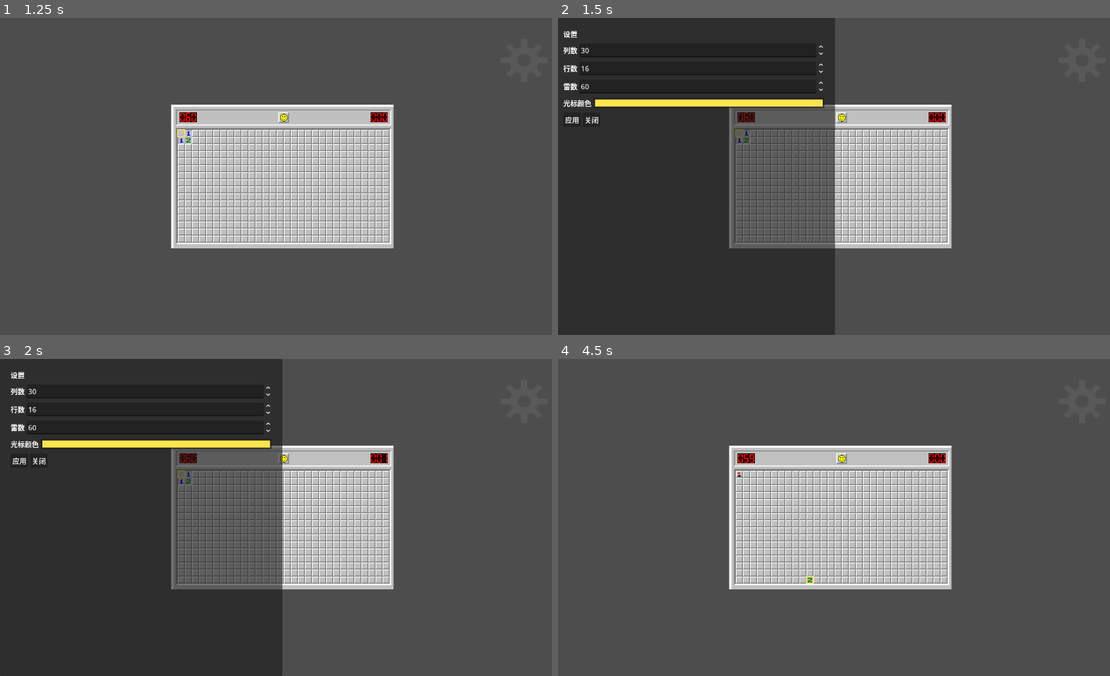
Above: before the commit, frames 1-4 (two rows, left to right).
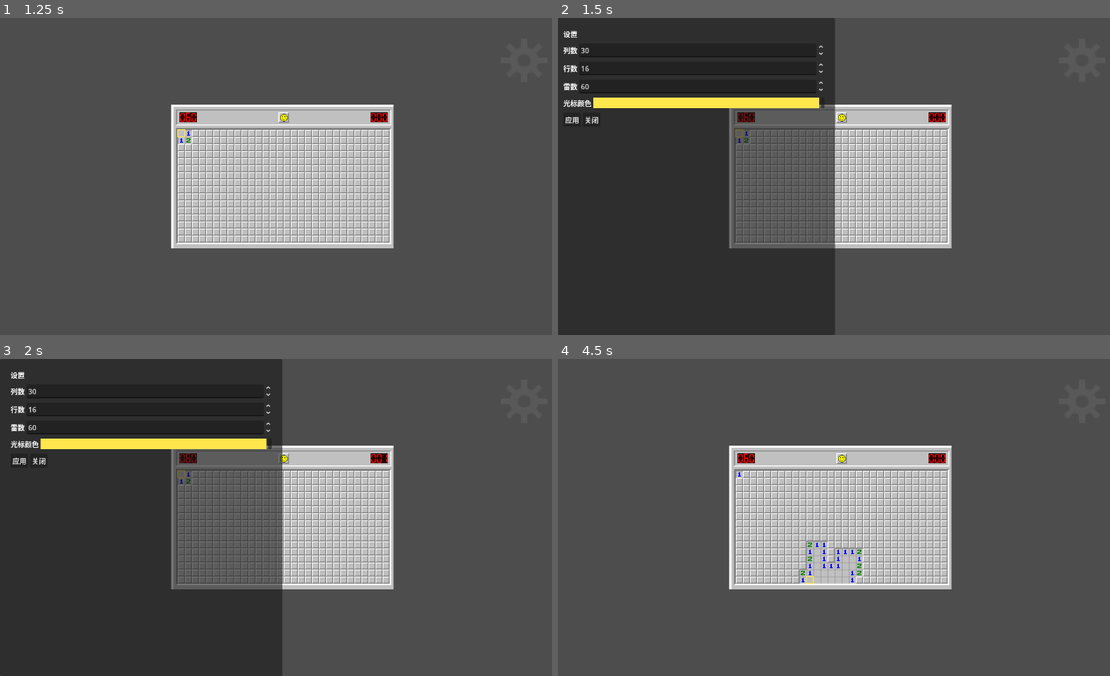
Above: after the commit, the same moments.

Repository: fjasl/mine-sweeper-godot
Game: Godot game, scene res://UnitTest/Main.tscn
The game is run twice, just before and just after one commit, with the same random seed, the same clock (stepped at 60 frames per second) and the same inputs.
Inputs (mouse positions are in pixels of both pictures, inside the frame that each line leads up to):
- Up to frame 1 (1.25 s): tap Enter at 0.5 s; move the mouse to (408, 160) at 0.52 s; press the mouse at (408, 160) at 0.53 s; hold Right (ui_right) from 0.53 s (still down); right-click (408, 160) at 0.8 s
- Up to frame 2 (1.5 s): release Right (ui_right) at 1.25 s; release the mouse at (966, 160) at 1.25 s; click (1082, 59) at 1.25 s
- Up to frame 3 (2 s): no input
- Up to frame 4 (4.5 s): click "应用" at 2 s; tap Space (new_game, bound only after the commit) at 2.75, 3.05 s; move the mouse to (729, 533) at 2.77 s; hold Down (ui_down) 2.78-3.53 s; right-click (729, 533) at 2.85 s; click (729, 533) at 2.92 s; tap Enter at 3.5 s; move the mouse to (894, 447) at 3.52 s; hold Right (ui_right) 3.53-4.28 s; hold Space (new_game, bound only after the commit) 3.53-4.28 s; click (894, 447) at 3.8 s; move the mouse to (811, 580) at 4.27 s; hold Up (ui_up) from 4.28 s (still down); click (811, 580) at 4.35 s

Frame 1 is identical in both runs. In frame 2, 0.6% of the frame differs, in the area x 6-48%, y 25-29%; in frame 3, 0.6%; in frame 4, 0.7%, in the area x 32-56%, y 29-71%.
Error after the commit: Invalid access to property or key 'audio_manager' on a base object of type 'Nil'. (res://UnitTest/main.gd:30)

Commit message:
feat: settings panel, win/lose popup, and sound/controller UI
- settings_panel: code-built left half-screen drawer (slide-in from left)
  with cols/rows/mine-count + cursor color; validates ranges and only
  restarts when the grid/mine actually changed (cursor-only change just
  applies the color)
- game_over_panel: win/lose popup with a "再来一次" button that restarts
- main: connect board signals to timer/counter/face; block board input
  while the settings panel is open; new_game + setting_pane input actions
- audio: CoreSystem.audio_manager win/explode SFX and per-second tick
  (ScoreTimer.ticked signal)
- settings gamepad navigation (move_*/action_a/action_b); color selectable
  both via a 18-color preset cycle (left/right) and the ColorPicker
- mines: clear() the tile layer on resize (fix leftover cells) + re-center
  the background on size change

Diff:
--- a/UnitTest/Main.tscn
+++ b/UnitTest/Main.tscn
@@ -29,3 +29,5 @@
 script = ExtResource("2_gm1ts")
 
 [node name="UILayer" parent="." unique_id=1560602418 instance=ExtResource("8_sus66")]
+
+[node name="AudioStreamPlayer" type="AudioStreamPlayer" parent="." unique_id=1123533517]
--- a/UnitTest/main.gd
+++ b/UnitTest/main.gd
@@ -9,6 +9,7 @@
 @onready var face = $Background/StateFace
 @onready var settings_btn = $UILayer/SettingsButton
 @onready var settings_panel = $UILayer/SettingsPanel
+@onready var game_over_panel = $UILayer/GameOverPanel
 
 # Called when the node enters the scene tree for the first time.
 func _ready() -> void:
@@ -25,14 +26,29 @@
 	# board 的信号 → UI
 	board.started.connect(func(): timer.start())
 	board.flags_changed.connect(func(r): counter.set_number(r))
+	# 计时器每跳一秒 → 滴答声
+	timer.ticked.connect(func(): CoreSystem.audio_manager.play_sound("res://Asset/tick.wav"))
 	board.won.connect(func():
 		timer.stop()
 		face.set_state("win")
+		game_over_panel.show_result(true)
+		CoreSystem.audio_manager.play_sound("res://Asset/win.wav")
 	)
 	board.lost.connect(func():
 		timer.stop()
 		face.set_state("lose")
+		game_over_panel.show_result(false)
+		CoreSystem.audio_manager.play_sound("res://Asset/explode.wav")
 	)
+
+	# 再来一次
+	game_over_panel.play_again.connect(func():
+		_restart()
+		game_over_panel.hide_result()
+	)
+
+	# 背景音乐(项目里没有 bgm.ogg;如果加进了 Asset 就启用下面这行)
+	# CoreSystem.audio_manager.play_music("res://Asset/bgm.ogg", 0.0)
 
 	# 开局显示剩余雷数
 	counter.set_number(board.mines.remaining_mines())
@@ -40,8 +56,15 @@
 	# 输掉后点表情 → 重开
 	face.restart_requested.connect(_restart)
 
-	settings_btn.pressed.connect(func(): settings_panel.open())
+	settings_btn.pressed.connect(func():
+		if settings_panel.visible:
+			settings_panel.close()
+		else:
+			settings_panel.open())
 	settings_panel.apply_settings.connect(_apply_settings)
+	# 设置面板打开时,屏蔽棋盘输入(手柄导航给面板用)
+	settings_panel.visibility_changed.connect(func():
+		board.set_process_unhandled_input(not settings_panel.visible))
 
 
 func _restart() -> void:
@@ -68,6 +91,19 @@
 	rows = clampi(rows, 9, 24)
 	mine_count = clampi(mine_count, 1, cols * rows - 1)   # 至少 1 颗,最多 格子数-1
 
+	# 光标颜色：总是生效
+	board.cursor.color = cursor_color
+	board.cursor.queue_redraw()
+
+	# 只改颜色 → 不用重新开局,直接返回
+	var changed: bool = (
+		cols != board.mines.cols or
+		rows != board.mines.rows or
+		mine_count != board.mines.mine_count
+	)
+	if not changed:
+		return
+
 	# 1) 棋盘格数/雷数：改 mines + background,然后重开
 	board.mines.cols = cols
 	board.mines.rows = rows
@@ -87,6 +123,13 @@
 	background.queue_redraw()
 	cam.position = background.position + background.board_size() / 2.0
 
-	# 3) 光标颜色
-	board.cursor.color = cursor_color
-	board.cursor.queue_redraw()
+# new_game 输入 → 结束后重开
+func _unhandled_input(event: InputEvent) -> void:
+	if event.is_action_pressed("new_game"):
+		_restart()
+		if game_over_panel: game_over_panel.hide_result()
+	elif event.is_action_pressed("setting_pane"):
+		if settings_panel.visible:
+			settings_panel.close()
+		else:
+			settings_panel.open()
--- a/UnitTest/score_timer.gd
+++ b/UnitTest/score_timer.gd
@@ -1,5 +1,7 @@
 extends Node2D
 class_name ScoreTimer
+
+signal ticked   # 每过 1 秒触发一次
 
 # LED 图里单个数字瓦片的尺寸(改成你实际的)
 @export var tile_w := 13.0
@@ -10,6 +12,7 @@
 
 var elapsed := 0.0
 var running := false
+var _last_sec := -1
 
 func _ready() -> void:
 	if d[0].texture == null:
@@ -22,7 +25,11 @@
 func _process(delta: float) -> void:
 	if running:
 		elapsed += delta
-		set_number(int(elapsed))
+		var sec := int(elapsed)
+		if sec != _last_sec:
+			_last_sec = sec
+			set_number(sec)
+			ticked.emit()
 
 func set_number(n: int) -> void:
 	n = clampi(n, 0, 999)
@@ -32,9 +39,9 @@
 		var r := Rect2(0, (11 - digits[i]) * tile_h, tile_w, tile_h)
 		d[i].region_rect = r
 
-func start() -> void: elapsed = 0.0; running = true; set_number(0)
+func start() -> void: elapsed = 0.0; running = true; _last_sec = -1; set_number(0)
 func stop() -> void: running = false
-func reset() -> void: elapsed = 0.0; running = false; set_number(0)   # 重开:回到 0 且不计时
+func reset() -> void: elapsed = 0.0; running = false; _last_sec = -1; set_number(0)   # 重开:回到 0 且不计时
 
 func display_size() -> Vector2:
 	return Vector2(2 * (tile_w + gap_px) + tile_w, tile_h)
--- a/UnitTest/score_timer.tscn
+++ b/UnitTest/score_timer.tscn
@@ -20,3 +20,5 @@
 texture = ExtResource("2_delci")
 region_enabled = true
 region_rect = Rect2(0, 0, 13, 23)
+
+[node name="Timer" type="Timer" parent="." unique_id=2084170587]
--- /dev/null
+++ b/game_over_panel.gd
@@ -0,0 +1,54 @@
+extends Control
+class_name GameOverPanel
+
+signal play_again
+
+var _label: Label
+
+func _ready() -> void:
+	set_anchors_and_offsets_preset(Control.PRESET_FULL_RECT)
+	_build_ui()
+	hide()
+
+func _build_ui() -> void:
+	# 半透明遮罩
+	var dim := ColorRect.new()
+	dim.color = Color(0, 0, 0, 0.5)
+	dim.set_anchors_and_offsets_preset(Control.PRESET_FULL_RECT)
+	add_child(dim)
+	dim.gui_input.connect(func(e):
+		if e is InputEventMouseButton and e.pressed and e.button_index == MOUSE_BUTTON_LEFT:
+			hide_result())
+
+	# 居中面板
+	var center := CenterContainer.new()
+	center.set_anchors_and_offsets_preset(Control.PRESET_FULL_RECT)
+	add_child(center)
+
+	var panel := PanelContainer.new()
+	panel.custom_minimum_size = Vector2(220, 0)
+	center.add_child(panel)
+
+	var vb := VBoxContainer.new()
+	vb.add_theme_constant_override("separation", 12)
+	panel.add_child(vb)
+
+	_label = Label.new()
+	_label.horizontal_alignment = HORIZONTAL_ALIGNMENT_CENTER
+	_label.add_theme_font_size_override("font_size", 22)
+	vb.add_child(_label)
+
+	var btn := Button.new()
+	btn.text = "再来一次"
+	vb.add_child(btn)
+	btn.pressed.connect(func(): play_again.emit())
+
+func show_result(won: bool) -> void:
+	_label.text = "恭喜你赢了" if won else "输了"
+	show()
+	modulate.a = 0.0
+	var t := create_tween()
+	t.tween_property(self, "modulate:a", 1.0, 0.2)   # 渐变出现
+
+func hide_result() -> void:
+	hide()
--- a/project.godot
+++ b/project.godot
@@ -13,7 +13,9 @@
 config/name="MineSweeper"
 run/main_scene="uid://deq4ijgs2kxpx"
 config/features=PackedStringArray("4.7", "Mobile")
-config/icon="res://icon.svg"
+config/icon="res://Asset/winmine.ico"
+config/macos_native_icon="res://Asset/winmine.ico"
+config/windows_native_icon="res://Asset/winmine.ico"
 
 [autoload]
 
@@ -100,6 +102,17 @@
 , Object(InputEventMouseButton,"resource_local_to_scene":false,"resource_name":"","device":-1,"window_id":0,"alt_presse …(247 unchanged characters)…
 ]
 }
+new_game={
+"deadzone": 0.2,
+"events": [Object(InputEventKey,"resource_local_to_scene":false,"resource_name":"","device":-1,"window_id":0,"alt_pressed":false,"shift_pressed":false,"ctrl_pressed":false,"meta_pressed":false,"pressed":false,"keycode":0,"physical_keycode":32,"key_label":0,"unicode":32,"location":0,"echo":false,"script":null)
+, Object(InputEventJoypadButton,"resource_local_to_scene":false,"resource_name":"","device":-1,"button_index":2,"pressure":0.0,"pressed":true,"script":null)
+]
+}
+setting_pane={
+"deadzone": 0.2,
+"events": [Object(InputEventJoypadButton,"resource_local_to_scene":false,"resource_name":"","device":-1,"button_index":3,"pressure":0.0,"pressed":true,"script":null)
+]
+}
 
 [physics]
 
--- a/settings_panel.gd
+++ b/settings_panel.gd
@@ -6,7 +6,36 @@
 var _col_spin: SpinBox
 var _row_spin: SpinBox
 var _mine_spin: SpinBox
+var _color_swatch: ColorRect
 var _color_btn: ColorPickerButton
+var _apply_btn: Button
+var _close_btn: Button
+var _controls: Array = []
+var _sel := 0
+var _color_idx := 0
+var _color := Color(1, 0.9, 0.3)   # 当前光标颜色(预设或自定义共用)
+
+# 预设光标颜色（手柄左右循环）
+const PALETTE := [
+	Color(1, 0.9, 0.3),     # 黄
+	Color(1, 0.75, 0.2),    # 橙
+	Color(1, 0.5, 0.2),     # 橙红
+	Color(1, 0.3, 0.3),     # 红
+	Color(1, 0.35, 0.6),    # 玫红
+	Color(1, 0.4, 1),       # 品红
+	Color(0.8, 0.4, 1),     # 紫
+	Color(0.55, 0.4, 1),    # 蓝紫
+	Color(0.35, 0.5, 1),    # 蓝
+	Color(0.3, 0.75, 1),    # 天蓝
+	Color(0.3, 1, 1),       # 青
+	Color(0.2, 0.9, 0.6),   # 蓝绿
+	Color(0.3, 1, 0.4),     # 绿
+	Color(0.65, 1, 0.3),    # 黄绿
+	Color(1, 1, 1),         # 白
+	Color(0.8, 0.8, 0.8),   # 浅灰
+	Color(0.5, 0.5, 0.5),   # 中灰
+	Color(0.25, 0.25, 0.25),# 深灰
+]
 
 func _ready() -> void:
 	# 左半屏抽屉：宽=屏幕一半, 高=全屏, 贴左
@@ -19,12 +48,10 @@
 	hide()
 
 func _build_ui() -> void:
-	# 灰色面板铺满自己(左半屏)
 	var panel := Panel.new()
 	panel.set_anchors_and_offsets_preset(Control.PRESET_FULL_RECT)
 	add_child(panel)
 
-	# 内容：上到下排
 	var vb := VBoxContainer.new()
 	vb.set_anchors_and_offsets_preset(Control.PRESET_FULL_RECT)
 	var m := 24.0
@@ -44,17 +71,27 @@
 	var color_row := HBoxContainer.new()
 	vb.add_child(color_row)
 	var cl := Label.new(); cl.text = "光标颜色"; color_row.add_child(cl)
+	_color_swatch = ColorRect.new()
+	_color_swatch.custom_minimum_size = Vector2(44, 22)
+	_color_swatch.color = _color
+	_color_swatch.size_flags_horizontal = Control.SIZE_EXPAND_FILL
+	color_row.add_child(_color_swatch)
 	_color_btn = ColorPickerButton.new()
-	_color_btn.color = Color(1, 0.9, 0.3)
-	_color_btn.size_flags_horizontal = Control.SIZE_EXPAND_FILL
+	_color_btn.color = _color
 	color_row.add_child(_color_btn)
+	_color_btn.color_changed.connect(_set_color)   # 自定义颜色(鼠标/手柄弹窗)
 
 	var btns := HBoxContainer.new()
 	vb.add_child(btns)
-	var apply := Button.new(); apply.text = "应用"; btns.add_child(apply)
-	apply.pressed.connect(_on_apply)
-	var close := Button.new(); close.text = "关闭"; btns.add_child(close)
-	close.pressed.connect(_close)
+	_apply_btn = Button.new(); _apply_btn.text = "应用"; btns.add_child(_apply_btn)
+	_apply_btn.pressed.connect(_on_apply)
+	_close_btn = Button.new(); _close_btn.text = "关闭"; btns.add_child(_close_btn)
+	_close_btn.pressed.connect(close)
+
+	# 手柄可聚焦项
+	_controls = [_col_spin, _row_spin, _mine_spin, _color_swatch, _color_btn, _apply_btn, _close_btn]
+	for c in _controls:
+		c.focus_mode = Control.FOCUS_ALL
 
 func _add_spin_row(parent, label: String, val: int, vmin: int, vmax: int) -> SpinBox:
 	var row := HBoxContainer.new()
@@ -73,8 +110,9 @@
 	var t := create_tween()
 	t.tween_property(self, "position:x", 0.0, 0.25)\
 		.set_trans(Tween.TRANS_CUBIC).set_ease(Tween.EASE_OUT)
+	_goto(0)   # 聚焦第一项
 
-func _close() -> void:
+func close() -> void:
 	var t := create_tween()
 	t.tween_property(self, "position:x", -get_viewport_rect().size.x * 0.5, 0.2)\
 		.set_trans(Tween.TRANS_CUBIC).set_ease(Tween.EASE_IN)
@@ -83,5 +121,46 @@
 func _on_apply() -> void:
 	apply_settings.emit(
 		int(_col_spin.value), int(_row_spin.value),
-		int(_mine_spin.value), _color_btn.color)
-	_close()
+		int(_mine_spin.value), _color)
+	close()
+
+func _set_color(c: Color) -> void:
+	_color = c
+	_color_swatch.color = c
+
+# ---- 手柄导航 ----
+func _unhandled_input(event: InputEvent) -> void:
+	if not visible: return
+	if event.is_action_pressed("move_down"):
+		_goto(_sel + 1)
+	elif event.is_action_pressed("move_up"):
+		_goto(_sel - 1)
+	elif event.is_action_pressed("move_left"):
+		_adjust(-1)
+	elif event.is_action_pressed("move_right"):
+		_adjust(1)
+	elif event.is_action_pressed("action_a"):
+		_activate()
+	elif event.is_action_pressed("action_b"):
+		close()
+
+func _goto(i: int) -> void:
+	_sel = wrapi(i, 0, _controls.size())
+	_controls[_sel].grab_focus()
+
+func _adjust(dir: int) -> void:
+	var c = _controls[_sel]
+	if c is SpinBox:
+		c.value += dir
+	elif c == _color_swatch or c == _color_btn:
+		_color_idx = wrapi(_color_idx + dir, 0, PALETTE.size())
+		_set_color(PALETTE[_color_idx])
+
+func _activate() -> void:
+	var c = _controls[_sel]
+	if c == _apply_btn:
+		_on_apply()
+	elif c == _close_btn:
+		close()
+	elif c == _color_btn:
+		c.get_popup().popup()   # 手柄按 A 弹完整调色板
--- a/ui.tscn
+++ b/ui.tscn
@@ -2,6 +2,7 @@
 
 [ext_resource type="Texture2D" uid="uid://hbmkaryryjay" path="res://Asset/gear.svg" id="1_fyqef"]
 [ext_resource type="Script" uid="uid://bxrcjw04fmruu" path="res://settings_panel.gd" id="2_m6e0p"]
+[ext_resource type="Script" path="res://game_over_panel.gd" id="3_gop"]
 
 [node name="UILayer" type="CanvasLayer" unique_id=1560602418]
 
@@ -23,3 +24,8 @@
 layout_mode = 3
 anchors_preset = 0
 script = ExtResource("2_m6e0p")
+
+[node name="GameOverPanel" type="Control" parent="." unique_id=1940676269]
+layout_mode = 3
+anchors_preset = 0
+script = ExtResource("3_gop")
Not shown, added: game_over_panel.gd.uid
